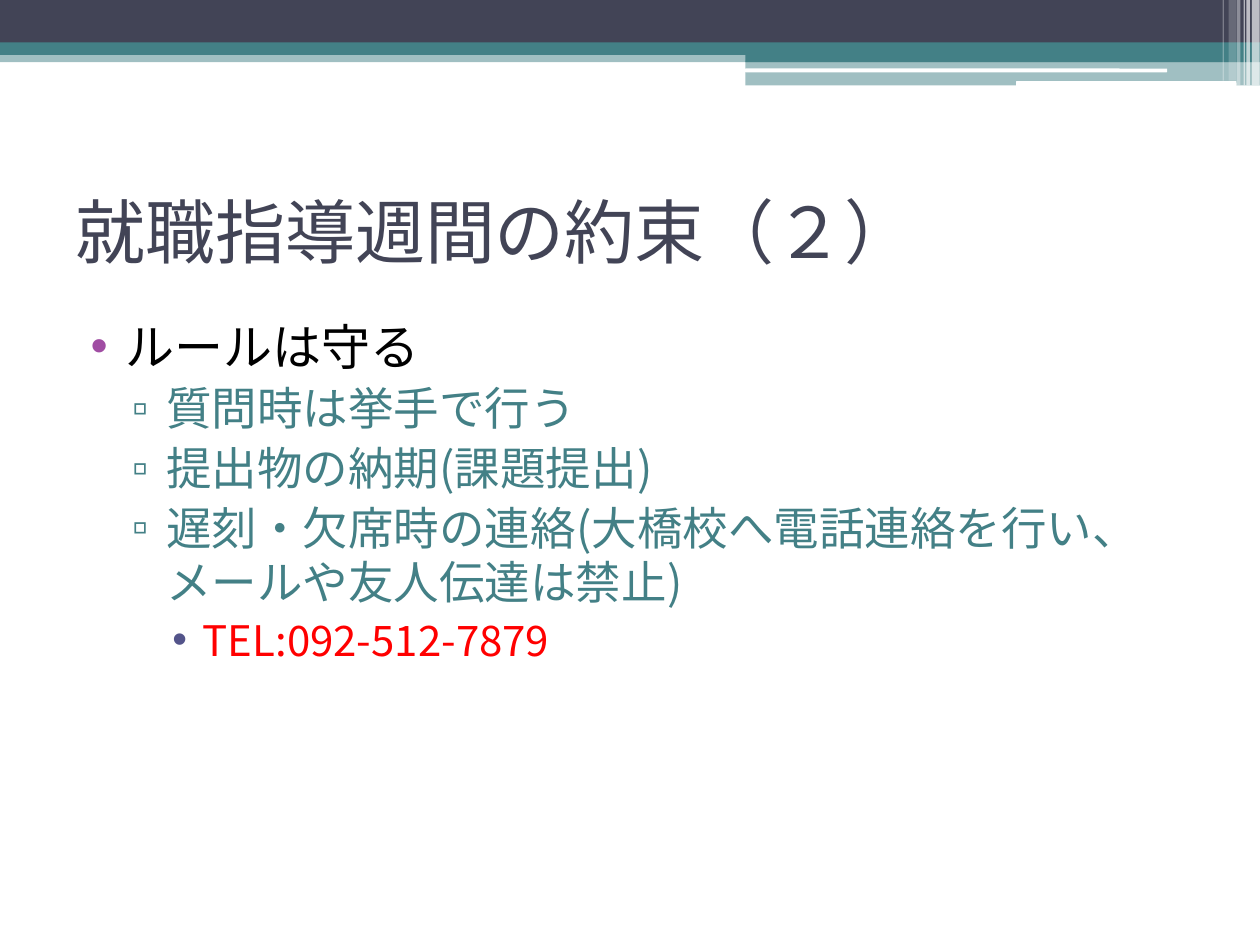
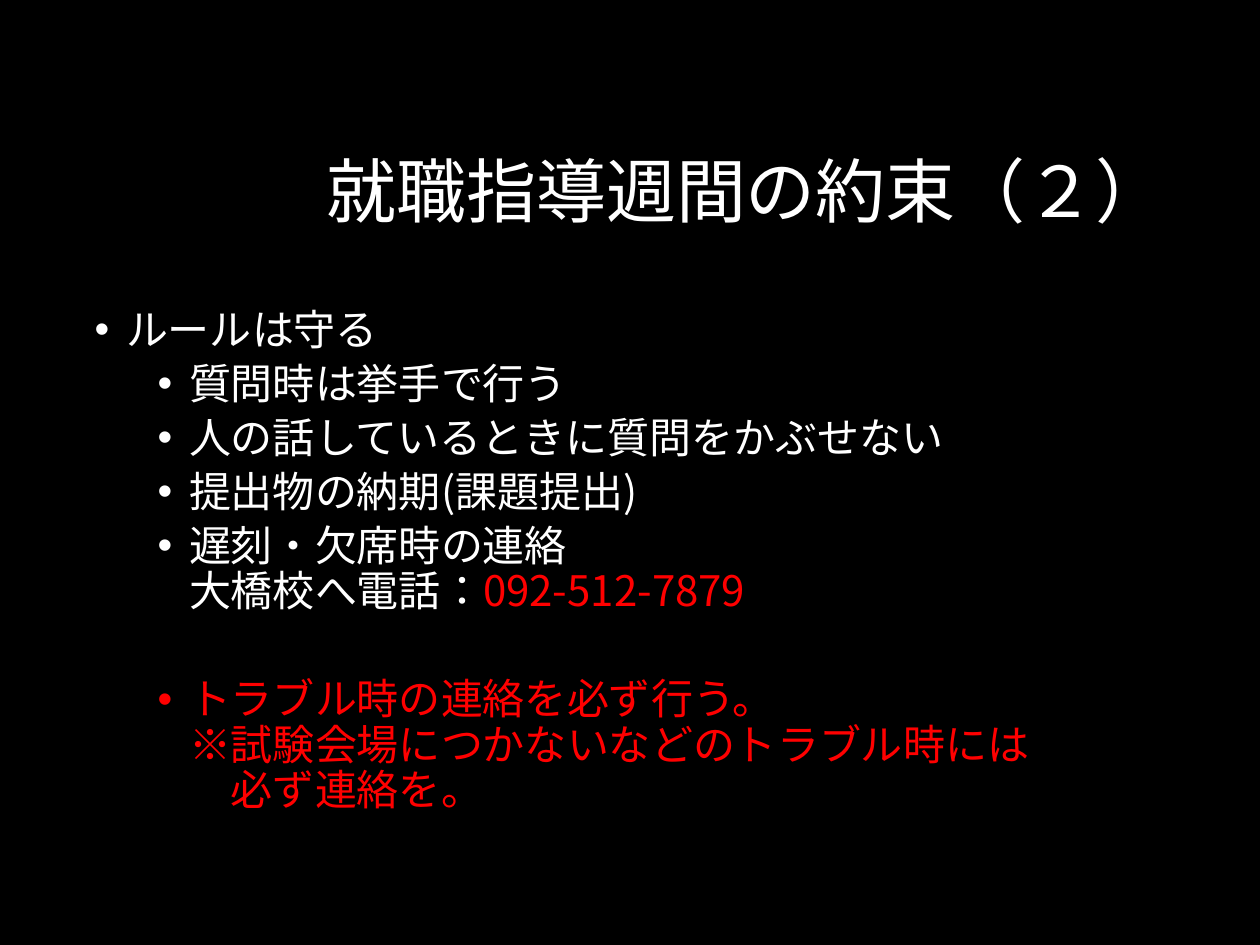
Before and after one commit to YoshihiroUEDA/shushoku, a slide deck: slide 7 of 就職指導週間（大橋校講義用PP）.pptx (slide 6 before the commit). Drawn at 1260x945 pixels with LibreOffice and Linux fonts; fonts in the diff are those of the drawing; background and template pictures are left out. Boxes give left, top, right and bottom in pixels: in the first picture for what was removed or moved away, otherwise in the second. Text is boxed around its words. In the diff, an @@ line names an element or a change of style, - is before the commit and + after.

```diff
--- a/就職指導週間（大橋校講義用PP）.pptx
+++ b/就職指導週間（大橋校講義用PP）.pptx
@@ background #FFFFFF to #000000 @@
@@ rectangle removed at (0,0,1260,43) @@
@@ rectangle removed at (1222,0,1223,81) @@
@@ rectangle removed at (1228,0,1236,81) @@
@@ rectangle removed at (1237,0,1241,86) @@
@@ rectangle removed at (1244,0,1245,86) @@
@@ rectangle removed at (1246,0,1250,86) @@
@@ rectangle removed at (1252,0,1260,86) @@
@@ rectangle removed at (0,50,1260,62) @@
@@ rectangle removed at (0,43,1260,55) @@
@@ rectangle removed at (746,49,1260,62) @@
@@ rounded rectangle removed at (745,68,1167,72) @@
@@ rectangle removed at (746,60,1260,86) @@
@@ rounded rectangle removed at (1016,81,1236,86) @@
@@ title "就職指導週間の約束（２）": place and size @@
-title "就職指導週間の約束（２）" at (75,198,914,265)
+title "就職指導週間の約束（２）" at (326,157,1165,224)
@@ title "就職指導週間の約束（２）" at (326,157,1165,224): text colour #424456 to #FFFFFF; alignment left to right; line spacing 1 to 0.9 @@
@@ text "ルールは守る": place and size @@
-text "ルールは守る" at (126,323,1138,657)
+text "ルールは守る" at (126,309,1029,809)
@@ text at (126,309,637,515): size 28 to 24 pt, text colour #000000 to #FFFFFF in "ルールは守る"; size 26 to 24 pt, text colour #438086 to #FFFFFF in "質問時は挙手で行う", "提出物の納期(課題提出)"; indent changed; line spacing 1 to 0.9; more space between paragraphs; bullet ▫ to • @@
@@ text at (189,418,944,457): paragraph added @@
+  • 人の話しているときに質問をかぶせない
@@ text at (189,525,1029,809): text changed; size 26 to 24 pt; text colour #438086 to #FF0000 @@
-  ▫ 遅刻・欠席時の連絡(大橋校へ電話連絡を行い、メールや友人伝達は禁止)
-    • TEL:092-512-7879
+  • 遅刻・欠席時の連絡
+    大橋校へ電話：092-512-7879
+  • トラブル時の連絡を必ず行う。
+    ※試験会場につかないなどのトラブル時には
+    必ず連絡を。
```
Also in this commit, not shown: 25 other slides changed, 5 slides added, 2 slides removed.
